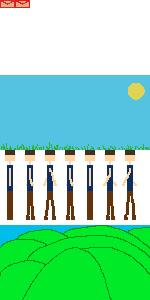
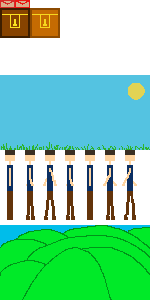
Layers edited between the first and the second 150×300 image:
added layer "Layer 10(pasted)" above "Layer 11(pasted)" over [0, 8, 60, 38]
